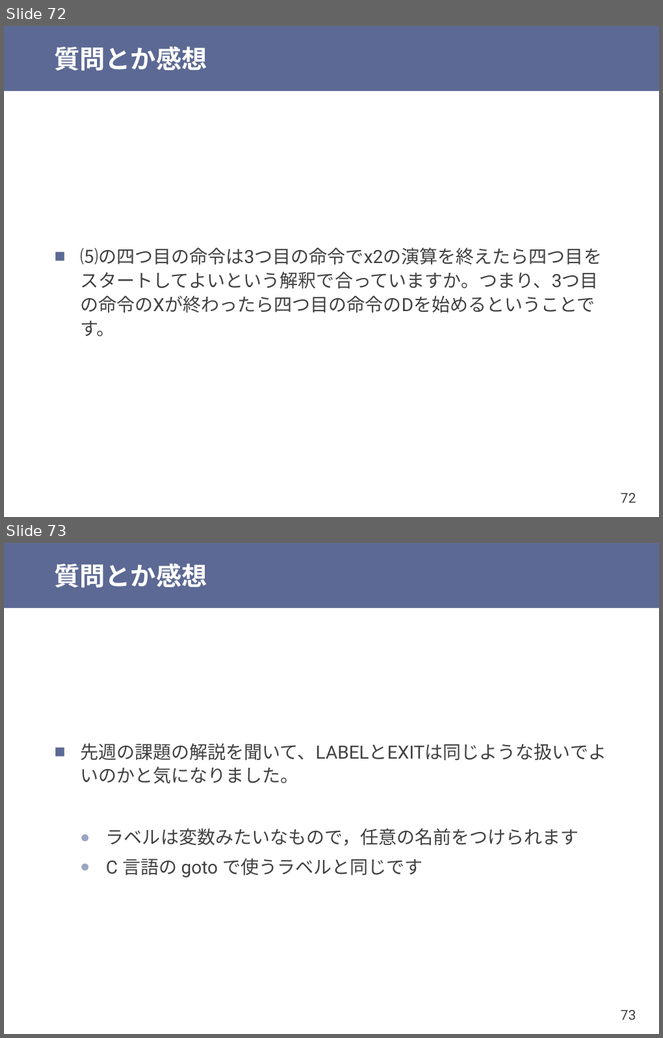
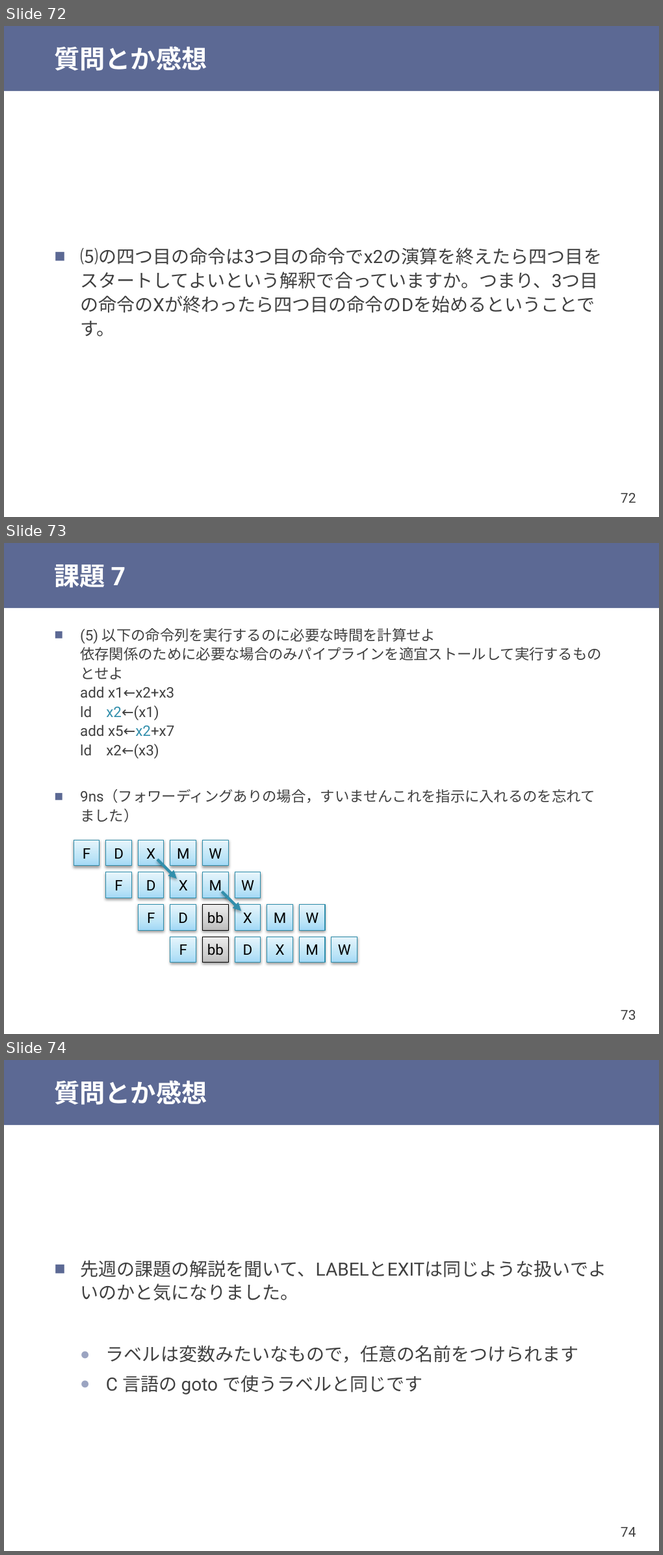
Before and after one commit to shioyadan/otya-computer-architecture-i, a slide deck: cai-shioya-08.pptx. Shown one above the other, each under a label of ours: slides 72 and 73 before the commit, slides 72, 73 and 74 after it. The pictures are 663x1038 and 663x1555 pixels, drawn with LibreOffice and Linux fonts; fonts in the diff are those of the drawing. Boxes give left, top, right and bottom in pixels: in the first picture for what was removed or moved away, otherwise in the second. Text is boxed around its words. In the diff, an @@ line names an element or a change of style, - is before the commit and + after.

```diff
--- a/cai-shioya-08.pptx
+++ b/cai-shioya-08.pptx
@@ slide 73 added at [4, 543, 659, 1034], background #FFFFFF; not listed: 2 template elements that a slide beside it also shows @@
@@ title added at [55, 564, 126, 588], 28 pt, text #FFFFFF, bold @@
+課題 7
@@ text added at [80, 628, 602, 803], 16 pt, text #404040 @@
+■ (5) 以下の命令列を実行するのに必要な時間を計算せよ
+  依存関係のために必要な場合のみパイプラインを適宜ストールして実行するものとせよ
+  add x1←x2+x3
+  ld x2←(x1)
+  add x5←x2+x7
+  ld x2←(x3)
+■ 9ns（フォワーディングありの場合，すいませんこれを指示に入れるのを忘れてました）
@@ group added at [74, 841, 228, 866]: 5 rectangles @@
+F
+D
+X
+M
+W
@@ arrow added from (157, 860) to (177, 879), #328FAC 3 pt @@
@@ group added at [106, 873, 260, 898]: 5 rectangles @@
+F
+D
+X
+M
+W
@@ arrow added from (222, 891) to (241, 911), #328FAC 3 pt @@
@@ rectangle added at [139, 904, 164, 930], fill gradient #A2D9F7 to #BFE4F8 to #E6F5FD, outline #2E8DAB 0.75 pt, 16 pt, text #000000 @@
+F
@@ rectangle added at [170, 904, 196, 930], fill gradient #A2D9F7 to #BFE4F8 to #E6F5FD, outline #2E8DAB 0.75 pt, 16 pt, text #000000 @@
+D
@@ rectangle added at [202, 904, 228, 930], fill gradient #BDBDBD to #D1D1D1 to #EEEEEE, outline #000000 0.75 pt, 16 pt, text #000000 @@
+bb
@@ rectangle added at [235, 904, 260, 930], fill gradient #A2D9F7 to #BFE4F8 to #E6F5FD, outline #2E8DAB 0.75 pt, 16 pt, text #000000 @@
+X
@@ rectangle added at [267, 904, 293, 930], fill gradient #A2D9F7 to #BFE4F8 to #E6F5FD, outline #2E8DAB 0.75 pt, 16 pt, text #000000 @@
+M
@@ rectangle added at [300, 904, 325, 930], fill gradient #A2D9F7 to #BFE4F8 to #E6F5FD, outline #2E8DAB 0.75 pt, 16 pt, text #000000 @@
+W
@@ rectangle added at [170, 937, 196, 962], fill gradient #A2D9F7 to #BFE4F8 to #E6F5FD, outline #2E8DAB 0.75 pt, 16 pt, text #000000 @@
+F
@@ rectangle added at [202, 937, 228, 962], fill gradient #BDBDBD to #D1D1D1 to #EEEEEE, outline #000000 0.75 pt, 16 pt, text #000000 @@
+bb
@@ rectangle added at [235, 937, 260, 962], fill gradient #A2D9F7 to #BFE4F8 to #E6F5FD, outline #2E8DAB 0.75 pt, 16 pt, text #000000 @@
+D
@@ rectangle added at [267, 937, 293, 962], fill gradient #A2D9F7 to #BFE4F8 to #E6F5FD, outline #2E8DAB 0.75 pt, 16 pt, text #000000 @@
+X
@@ rectangle added at [300, 937, 325, 962], fill gradient #A2D9F7 to #BFE4F8 to #E6F5FD, outline #2E8DAB 0.75 pt, 16 pt, text #000000 @@
+M
@@ rectangle added at [332, 937, 357, 962], fill gradient #A2D9F7 to #BFE4F8 to #E6F5FD, outline #2E8DAB 0.75 pt, 16 pt, text #000000 @@
+W
@@ what was slide 73 is now slide 74 @@
@@ page number at [621, 1527, 636, 1537]: text changed @@
-73
+74
```
Also in this commit, not shown: 1 slide changed.
